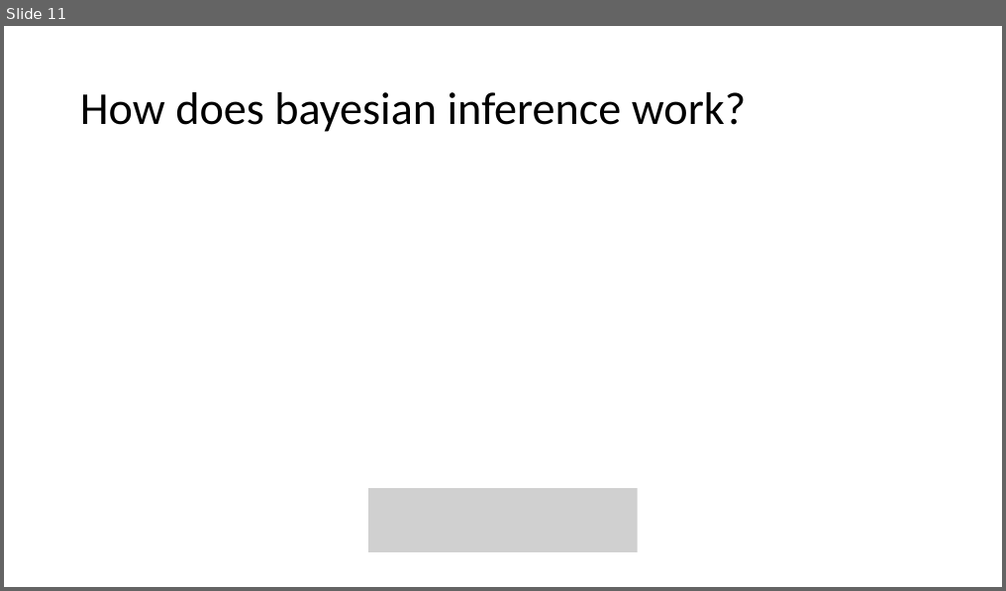
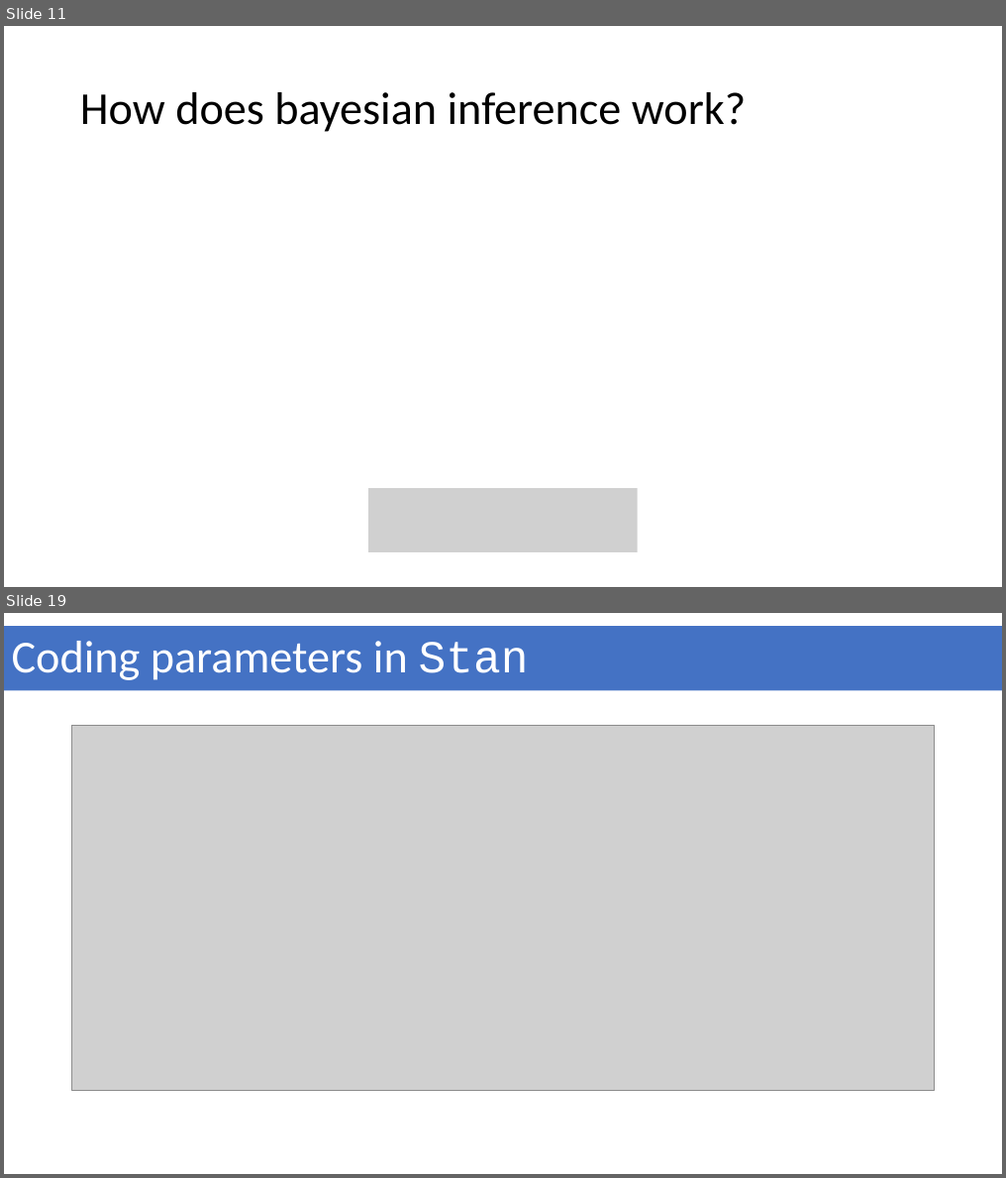
Before and after one commit to geek-lunch/workshops, a slide deck: Intro_to_bayesian/bayesian_stats_with_stan_and_brms.pptx. Shown one above the other, each under a label of ours: slide 11 before the commit, slides 11 and 19 after it; the slides between them are not shown. The pictures are 1006x591 and 1006x1178 pixels, drawn with LibreOffice and Linux fonts; fonts in the diff are those of the drawing; grey boxes stand for pictures. Boxes give left, top, right and bottom in pixels: in the first picture for what was removed or moved away, otherwise in the second. Text is boxed around its words. In the diff, an @@ line names an element or a change of style, - is before the commit and + after.

```diff
--- a/Intro_to_bayesian/bayesian_stats_with_stan_and_brms.pptx
+++ b/Intro_to_bayesian/bayesian_stats_with_stan_and_brms.pptx
@@ slide 19 added at bbox=[4, 613, 1002, 1174], background #FFFFFF @@
@@ rectangle added at bbox=[4, 626, 1002, 690], fill #4472C4, 44 pt, text #FFFFFF @@
+Coding parameters in Stan
@@ picture added at bbox=[71, 725, 935, 1090] @@
```
Also in this commit, not shown: 9 other slides added.
